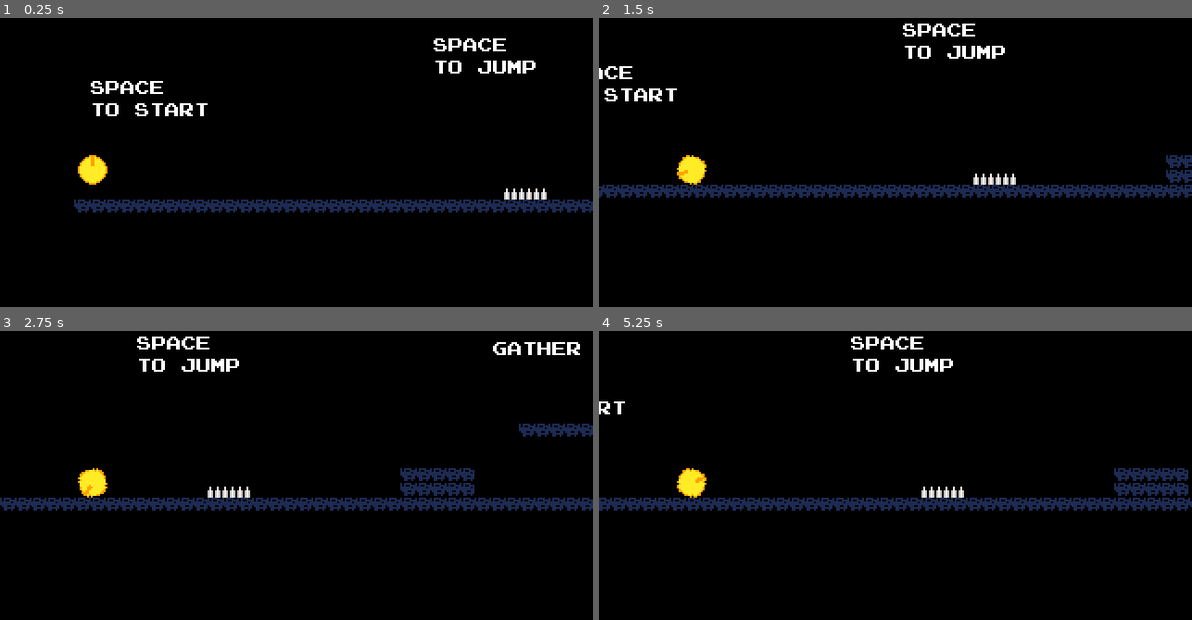
Above: before the commit, frames 1-4 (two rows, left to right).
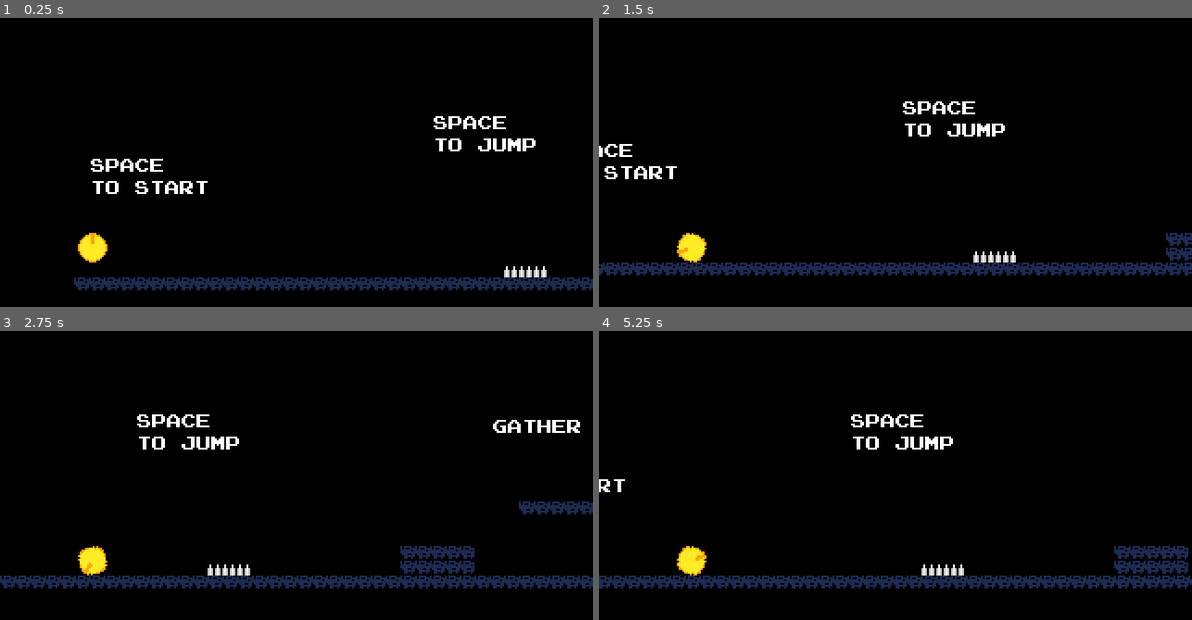
Above: after the commit, the same moments.

Repository: cat-in-the-dark/gmtk_2025
Game: Godot game, scene res://scenes/game_scene.tscn
The game is run twice, just before and just after one commit, with the same random seed, the same clock (stepped at 60 frames per second) and the same inputs.
Inputs:
- Up to frame 1 (0.25 s): no input
- Up to frame 2 (1.5 s): tap Enter (ui_accept) at 0.5, 0.77 s; hold Right (ui_right) from 0.53 s (still down)
- Up to frame 3 (2.75 s): tap Enter (ui_accept) at 1.52 s; release Right (ui_right) at 2.03 s; hold Left (ui_left) from 2.03 s (still down)
- Up to frame 4 (5.25 s): release Left (ui_left) at 2.78 s; hold Right (ui_right) 2.78-4.28 s; tap Enter (ui_accept) at 3.02, 3.77, 4.52 s; hold Left (ui_left) 4.28-5.03 s; hold Right (ui_right) from 5.03 s (still down)

The runs differ from the first frame. In frame 1, 8.9% of the frame differs, in the area x 12-100%, y 7-95%; in frame 2, 9.8%; in frame 3, 11%, in the area x 0-100%, y 1-90%; in frame 4, 10%.

Commit message:
move camer up

Diff:
--- a/scenes/game_scene.tscn
+++ b/scenes/game_scene.tscn
@@ -17,7 +17,7 @@
 room = NodePath("../Room")
 
 [node name="Camera2D" type="Camera2D" parent="Player"]
-position = Vector2(110, 0)
+position = Vector2(110, -42)
 position_smoothing_speed = 8.0
 
 [node name="RightEdge" type="Area2D" parent="Player/Camera2D"]
